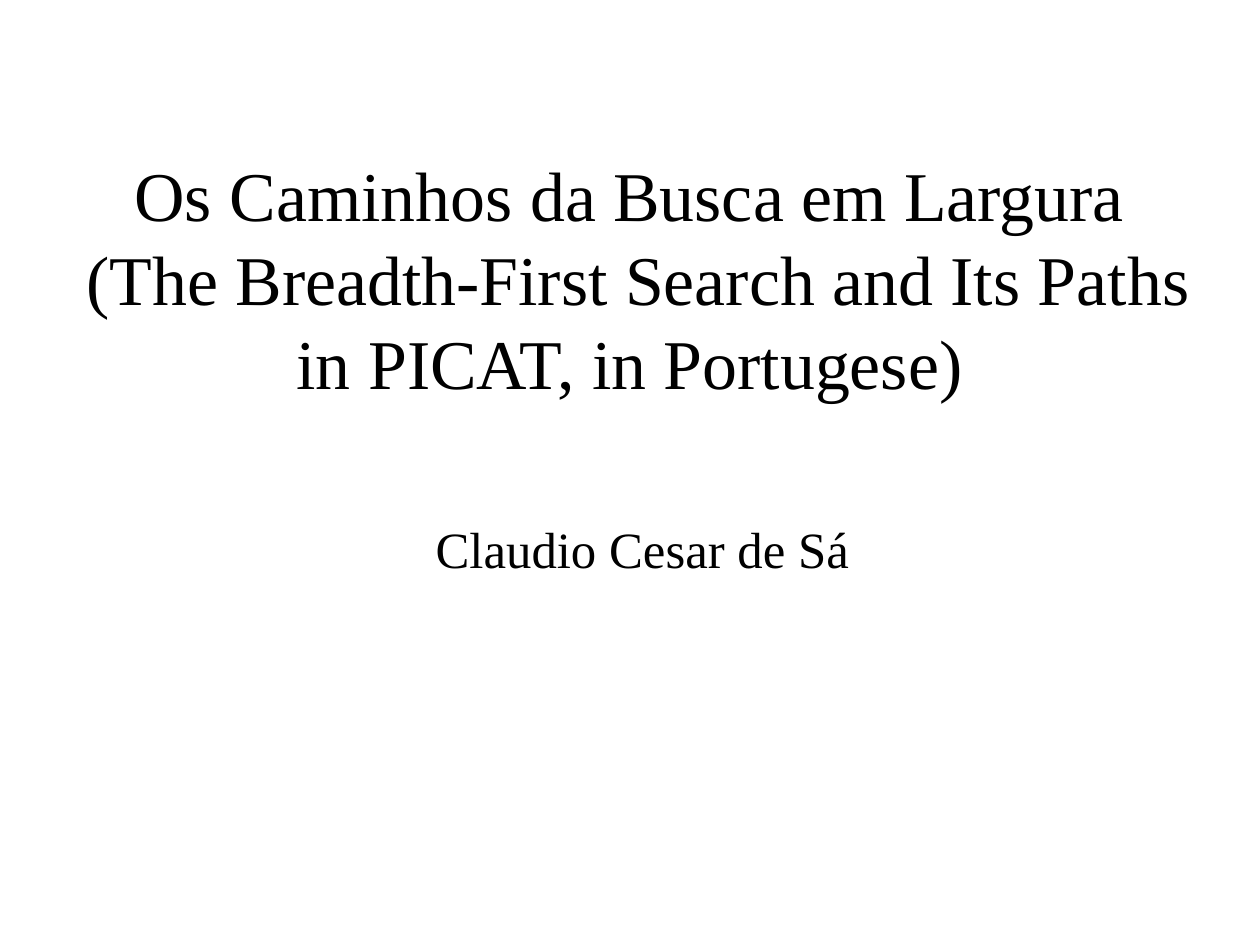
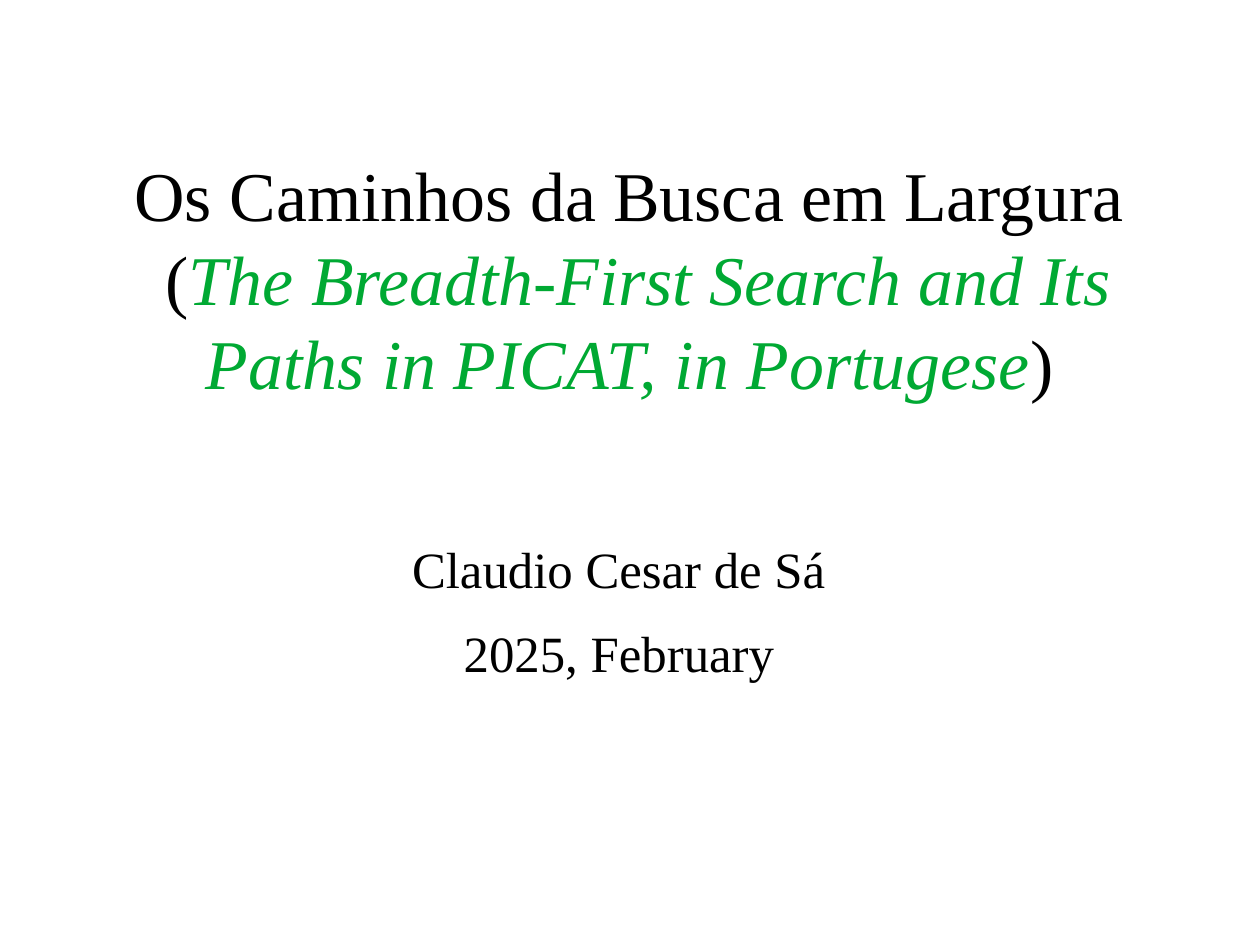
Before and after one commit to claudiosa/CCS, a slide deck: slide 1 of picat/YOUTUBE_BFS_PICAT/slides_bfs.odp. Drawn at 1260x945 pixels with LibreOffice and Linux fonts; fonts in the diff are those of the drawing; background and template pictures are left out. Boxes give left, top, right and bottom in pixels: in the first picture for what was removed or moved away, otherwise in the second. Text is boxed around its words. In the diff, an @@ line names an element or a change of style, - is before the commit and + after.

```diff
--- a/picat/YOUTUBE_BFS_PICAT/slides_bfs.odp
+++ b/picat/YOUTUBE_BFS_PICAT/slides_bfs.odp
@@ title "Os Caminhos da Busca em ..." at <box>135,172,1124,402</box>: text colour #000000 to #00A933, italic on in "(The Breadth-First Search and Its Paths in ..." @@
@@ text "Claudio Cesar de Sá": place and size @@
-text "Claudio Cesar de Sá" at <box>436,532,849,569</box>
+text "Claudio Cesar de Sá" at <box>412,552,825,682</box>
@@ text at <box>464,636,774,682</box>: paragraph added @@
+2025, February
```
Also in this commit, not shown: 3 other slides changed, 1 slide added, 3 other files.
